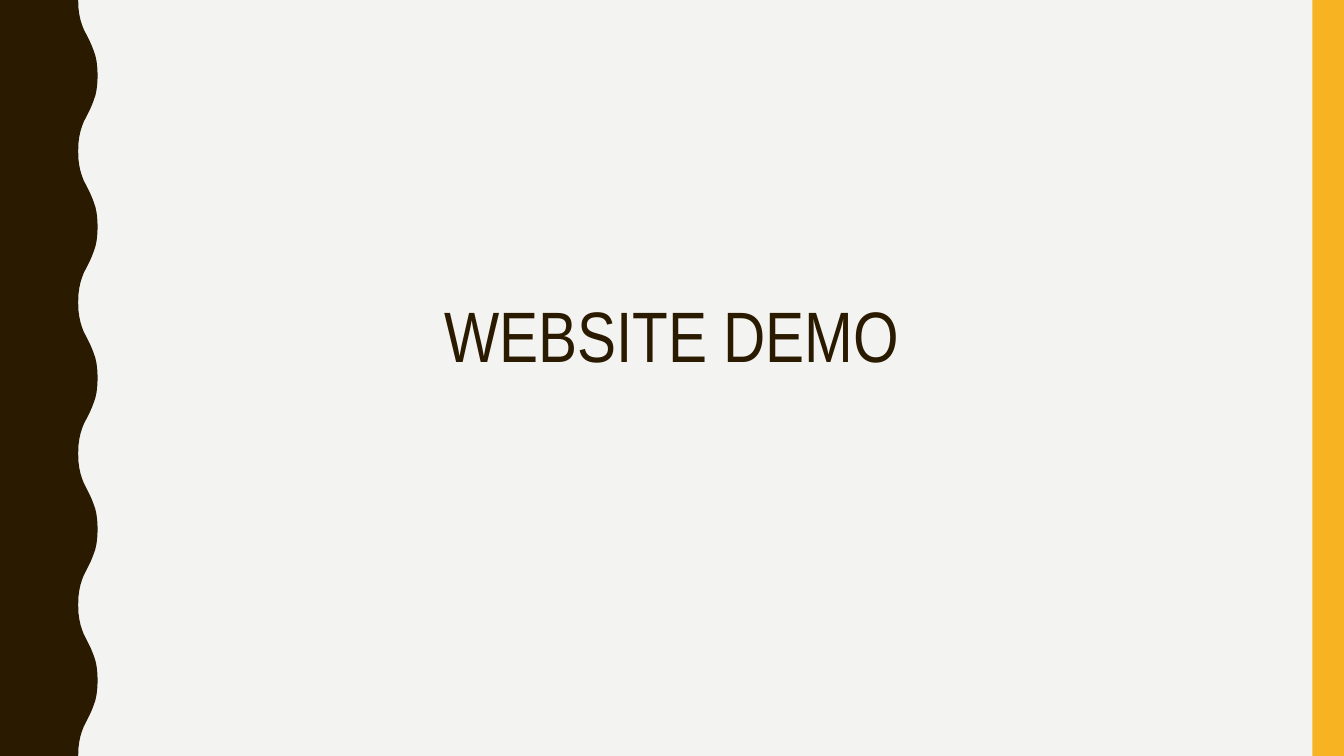
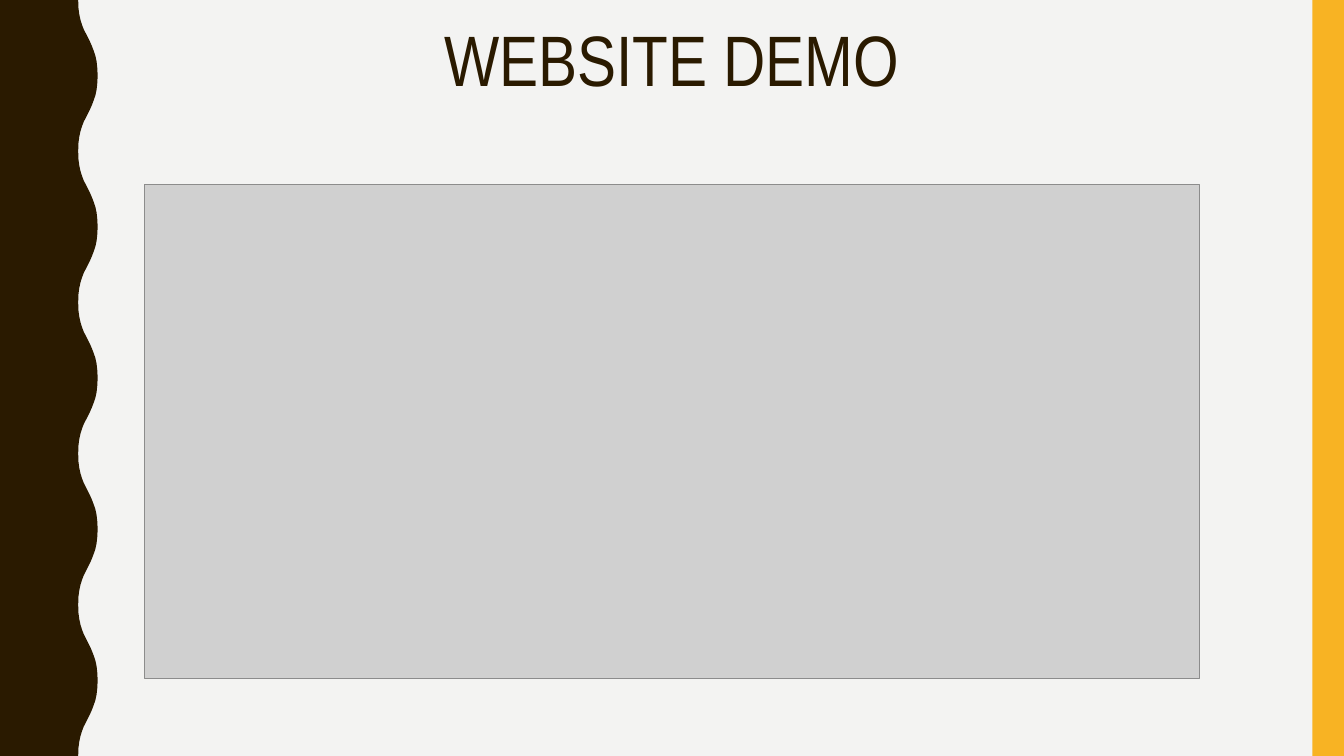
Before and after one commit to it61070256/7wonders, a slide deck: slide 8 of 7wonder.ppt (slide 7 before the commit). Drawn at 1344x756 pixels with LibreOffice and Linux fonts; fonts in the diff are those of the drawing; grey boxes stand for pictures. Boxes give left, top, right and bottom in pixels: in the first picture for what was removed or moved away, otherwise in the second. Text is boxed around its words. In the diff, an @@ line names an element or a change of style, - is before the commit and + after.

Commit message:
presentation

```diff
--- a/7wonder.ppt
+++ b/7wonder.ppt
@@ title "WEBSITE DEMO": place and size @@
-title "WEBSITE DEMO" at (444, 312, 899, 363)
+title "WEBSITE DEMO" at (444, 36, 899, 87)
@@ picture added at (144, 184, 1199, 678) @@
```
Also in this commit, not shown: 1 slide added, 1 other file.
